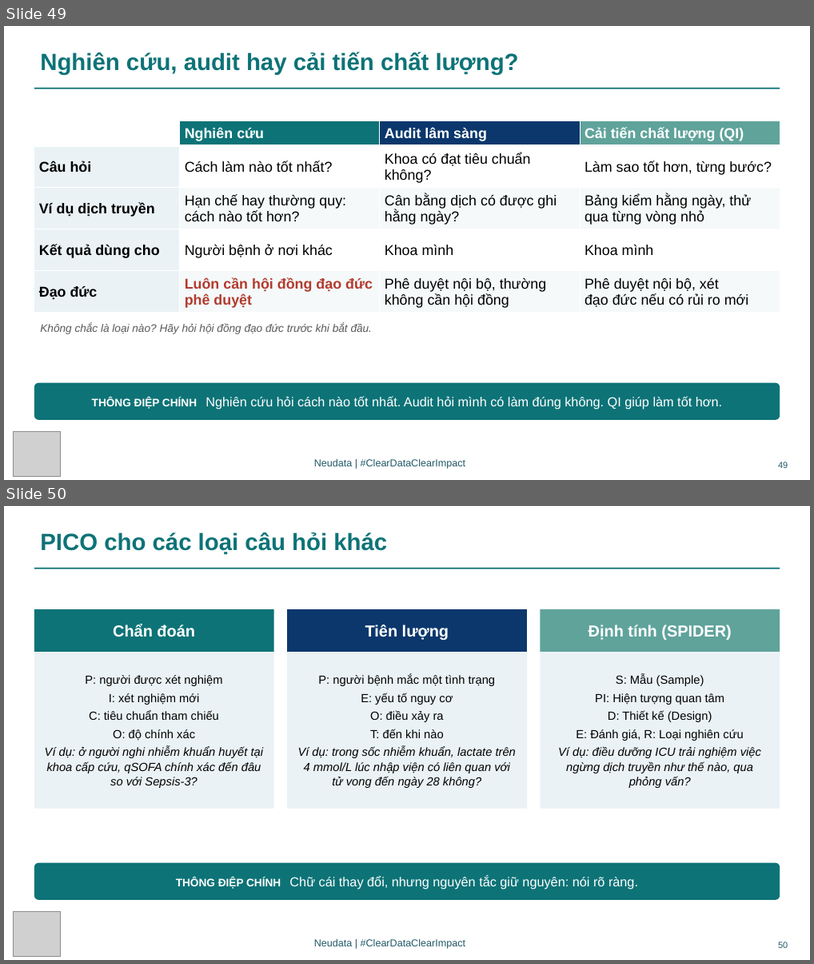
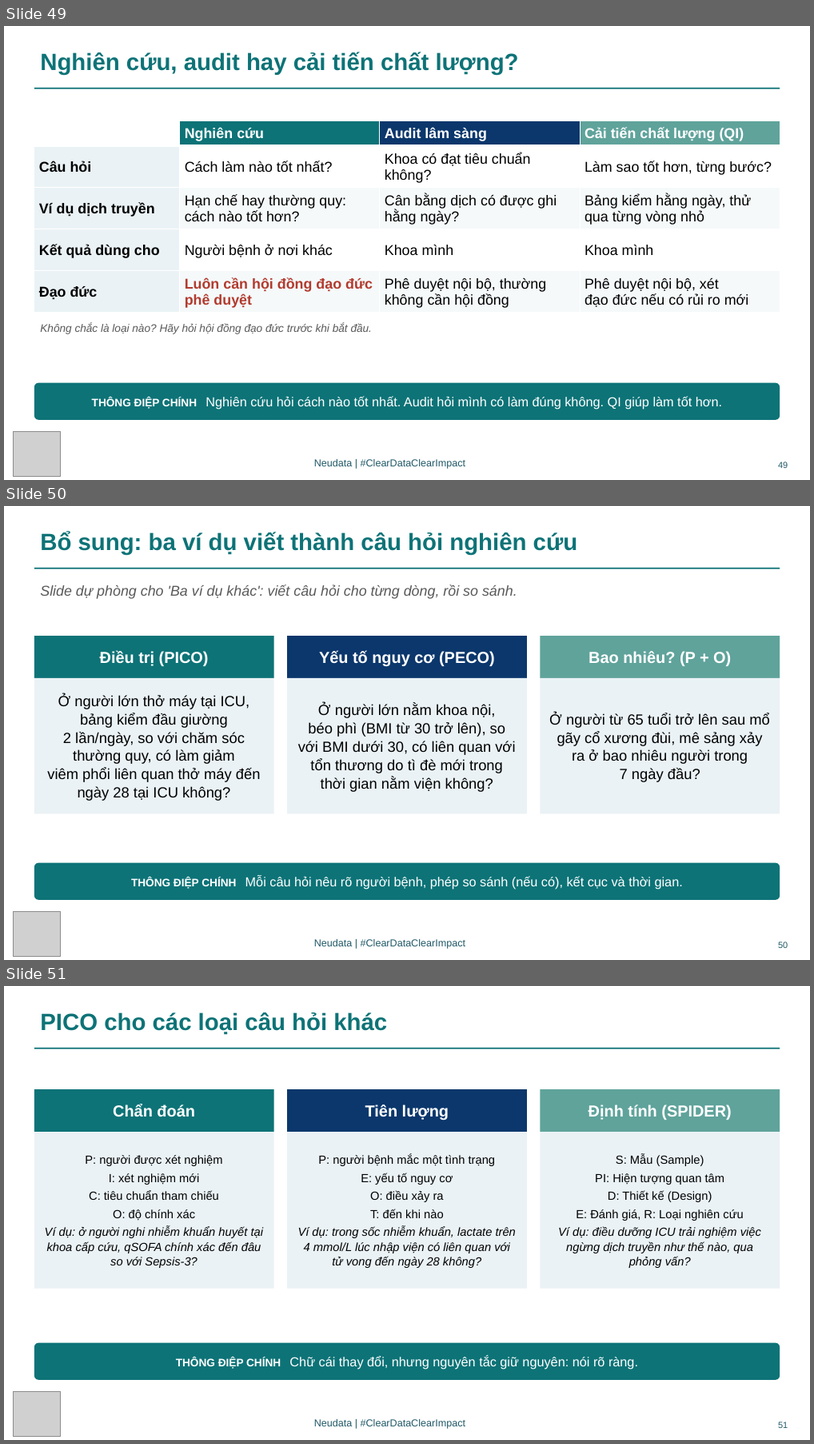
Before and after one commit to neu-data/FoundationsofClinicalResearch, a slide deck: vi/files/slides/Session_1_VN.pptx. Shown one above the other, each under a label of ours: slides 49 and 50 before the commit, slides 49, 50 and 51 after it. The pictures are 814x964 and 814x1444 pixels, drawn with LibreOffice and Linux fonts; fonts in the diff are those of the drawing; grey boxes stand for pictures. Boxes give left, top, right and bottom in pixels: in the first picture for what was removed or moved away, otherwise in the second. Text is boxed around its words. In the diff, an @@ line names an element or a change of style, - is before the commit and + after.

```diff
--- a/vi/files/slides/Session_1_VN.pptx
+++ b/vi/files/slides/Session_1_VN.pptx
@@ slide 50 added at (x1=4, y1=506, x2=810, y2=960), background #FFFFFF @@
@@ text added at (x1=40, y1=532, x2=578, y2=555), 28 pt, text #0D7377, bold @@
+Bổ sung: ba ví dụ viết thành câu hỏi nghiên cứu
@@ line added from (34, 568) to (780, 568), #0D7377 1.5 pt @@
@@ text added at (x1=40, y1=584, x2=518, y2=599), 17 pt, text #595959, italic @@
+Slide dự phòng cho 'Ba ví dụ khác': viết câu hỏi cho từng dòng, rồi so sánh.
@@ rectangle added at (x1=34, y1=636, x2=274, y2=678), fill #0D7377, 19 pt, text #FFFFFF, bold @@
+Điều trị (PICO)
@@ rectangle added at (x1=287, y1=636, x2=527, y2=678), fill #0B376C, 19 pt, text #FFFFFF, bold @@
+Yếu tố nguy cơ (PECO)
@@ rectangle added at (x1=541, y1=636, x2=781, y2=678), fill #5FA39B, 19 pt, text #FFFFFF, bold @@
+Bao nhiêu? (P + O)
@@ rectangle added at (x1=34, y1=678, x2=274, y2=813), fill #EAF2F5, 17.5 pt, text #000000 @@
+Ở người lớn thở máy tại ICU, bảng kiểm đầu giường 2 lần/ngày, so với chăm sóc thường quy, có làm giảm viêm phổi liên quan thở máy đến ngày 28 tại ICU không?
@@ rectangle added at (x1=287, y1=678, x2=527, y2=813), fill #EAF2F5, 17.5 pt, text #000000 @@
+Ở người lớn nằm khoa nội, béo phì (BMI từ 30 trở lên), so với BMI dưới 30, có liên quan với tổn thương do tì đè mới trong thời gian nằm viện không?
@@ rectangle added at (x1=541, y1=678, x2=781, y2=813), fill #EAF2F5, 17.5 pt, text #000000 @@
+Ở người từ 65 tuổi trở lên sau mổ gãy cổ xương đùi, mê sảng xảy ra ở bao nhiêu người trong 7 ngày đầu?
@@ rounded rectangle added at (x1=34, y1=862, x2=780, y2=900), fill #0D7377, 15.5 pt, text #FFFFFF @@
+THÔNG ĐIỆP CHÍNH Mỗi câu hỏi nêu rõ người bệnh, phép so sánh (nếu có), kết cục và thời gian.
@@ picture added at (x1=13, y1=912, x2=60, y2=956) @@
@@ text added at (x1=314, y1=939, x2=466, y2=948), 12 pt, text #215968 @@
+Neudata | #ClearDataClearImpact
@@ page number added at (x1=778, y1=941, x2=788, y2=948), 10.5 pt, text #215968 @@
+50
@@ what was slide 50 is now slide 51 @@
@@ page number at (x1=778, y1=1421, x2=788, y2=1428): text changed @@
-50
+51
```
Also in this commit, not shown: 1 slide changed, 41 other files.
